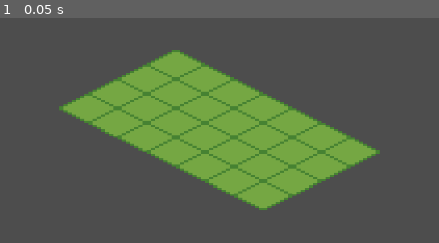
Above: before the commit, frame 1.
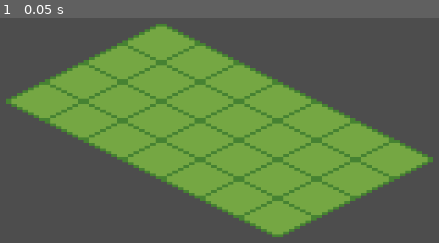
Above: after the commit, the same moment.

Repository: estebanm123/strategy
Game: Godot game, scene res://Main.tscn
Same seed, same stepped clock (60 frames per second), same inputs: the game is played once before the commit and once after it.
Inputs:
- Up to frame 1 (0.05 s): no input

The runs differ from the first frame. In frame 1, 26% of the frame differs, in the area x 1-99%, y 2-98%.

Commit message:
Add actor sprites

Diff:
--- /dev/null
+++ b/Actor.gd
@@ -0,0 +1,10 @@
+extends Node2D
+class_name Actor
+
+var sprite: Sprite2D
+
+func _init(texture: Texture2D) -> void:
+	sprite = Sprite2D.new()
+	sprite.texture = texture
+	sprite.centered = true
+	add_child(sprite)
--- /dev/null
+++ b/ActorFactory.gd
@@ -0,0 +1,19 @@
+extends Object
+class_name ActorFactory
+
+const FRIENDLY_SPRITE_PATH: String = "res://sprites/placeholder-friendly.png"
+const ENEMY_SPRITE_PATH: String = "res://sprites/placeholder-enemy.png"
+
+static func createFriendlyActor() -> Actor:
+	var texture: Texture2D = load(FRIENDLY_SPRITE_PATH)
+	if not texture:
+		push_error("Failed to load friendly sprite")
+		return null
+	return Actor.new(texture)
+
+static func createEnemyActor() -> Actor:
+	var texture: Texture2D = load(ENEMY_SPRITE_PATH)
+	if not texture:
+		push_error("Failed to load enemy sprite")
+		return null
+	return Actor.new(texture)
--- a/Main.gd
+++ b/Main.gd
@@ -3,7 +3,7 @@
 @onready var tileMapLayer: TileMapLayer = $TileMapLayer
 
 func _ready() -> void:
-	var texture: Texture2D = load("res://greentile.png")
+	var texture: Texture2D = load("res://sprites/greentile.png")
 	if not texture:
 		push_error("Failed to load greentile.png")
 		return
@@ -45,7 +45,7 @@
 
 func setupCamera() -> void:
 	var camera: Camera2D = Camera2D.new()
-	camera.zoom = Vector2(3, 3)
+	camera.zoom = Vector2(4, 4)
 	add_child(camera)
 
 	var rect: Rect2i = tileMapLayer.get_used_rect()
Not shown, added: Actor.gd.uid
Not shown, added: ActorFactory.gd.uid
Binary file added: sprites/experiment.aseprite
Renamed: greentile.png -> sprites/greentile.png
Not shown, added: sprites/greentile.png.import
Binary file added: sprites/placeholder-enemy.png
Not shown, added: sprites/placeholder-enemy.png.import
Binary file added: sprites/placeholder-friendly.aseprite
Binary file added: sprites/placeholder-friendly.png
Not shown, changed: sprites/placeholder-friendly.png.import
Renamed: tile.png -> sprites/tile.png
Not shown, changed: sprites/tile.png.import
